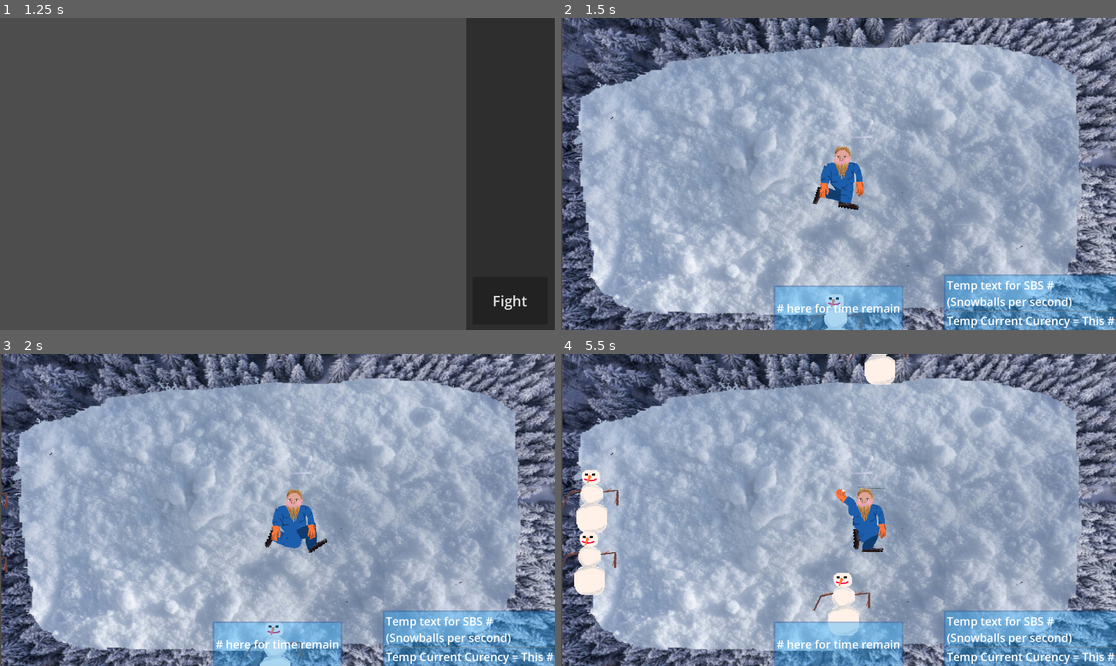
Above: before the commit, frames 1-4 (two rows, left to right).
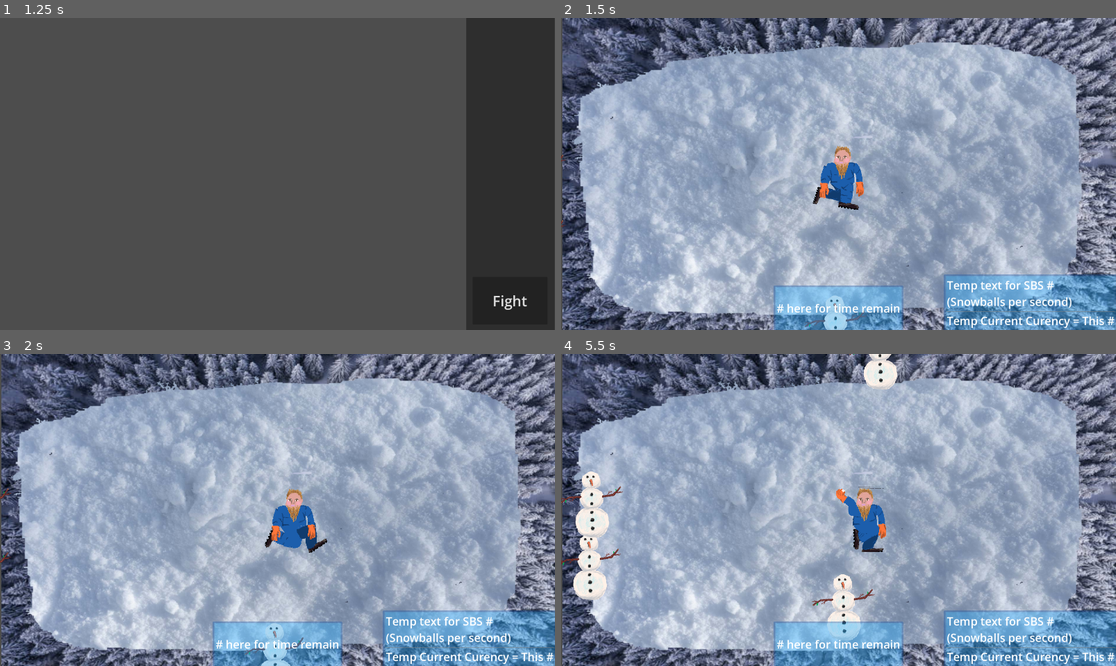
Above: after the commit, the same moments.

Repository: Parker-Vetter/snow-man-brawl
Game: Godot game, scene res://SceneManager/SceneManager.tscn
Two runs of this game, one before a commit and one after it. Both use one fixed random seed, a clock stepped at 60 frames per second and the inputs below.
Inputs (mouse positions are in pixels of both pictures, inside the frame that each line leads up to):
- Up to frame 1 (1.25 s): click "Start game" at 0.5 s
- Up to frame 2 (1.5 s): click "Fight" at 1.25 s
- Up to frame 3 (2 s): no input
- Up to frame 4 (5.5 s): move the mouse to (960, 494) at 2.02 s; click (960, 494) at 2.17 s; move the mouse to (727, 525) at 2.77 s; click (727, 525) at 2.92 s; move the mouse to (894, 441) at 3.52 s; click (894, 441) at 3.67 s; move the mouse to (810, 572) at 4.27 s; click (810, 572) at 4.42 s; move the mouse to (1005, 556) at 5.02 s; click (1005, 556) at 5.17 s

Frame 1 is identical in both runs. In frame 2, 0.2% of the frame differs, in the area x 0-56%, y 43-100%; in frame 3, 0.3%; in frame 4, 1.8%, in the area x 0-63%, y 0-92%.

Commit message:
updated snowman sprite

Diff:
--- a/MainGame/Assets/snowman_frames.tres
+++ b/MainGame/Assets/snowman_frames.tres
@@ -1,22 +1,38 @@
 [gd_resource type="SpriteFrames" format=3 uid="uid://mmsh7fp13qnt"]
 
-[ext_resource type="Texture2D" uid="uid://cfrf3ptex8cp6" path="res://MainGame/Assets/snowman.png" id="1_4fuvd"]
+[ext_resource type="Texture2D" uid="uid://dq287bceqo5mm" path="res://zacks sprites/snowman-Sheet.png" id="1_4fuvd"]
 
 [sub_resource type="AtlasTexture" id="AtlasTexture_6v08o"]
 atlas = ExtResource("1_4fuvd")
-region = Rect2(0, 0, 225, 225)
+region = Rect2(0, 0, 225, 250)
 
 [sub_resource type="AtlasTexture" id="AtlasTexture_8ixk4"]
 atlas = ExtResource("1_4fuvd")
-region = Rect2(225, 0, 225, 225)
+region = Rect2(225, 0, 225, 250)
 
 [sub_resource type="AtlasTexture" id="AtlasTexture_axal0"]
 atlas = ExtResource("1_4fuvd")
-region = Rect2(0, 225, 225, 225)
+region = Rect2(450, 0, 225, 250)
 
 [sub_resource type="AtlasTexture" id="AtlasTexture_dysf5"]
 atlas = ExtResource("1_4fuvd")
-region = Rect2(225, 225, 225, 225)
+region = Rect2(675, 0, 225, 250)
+
+[sub_resource type="AtlasTexture" id="AtlasTexture_o8ub6"]
+atlas = ExtResource("1_4fuvd")
+region = Rect2(900, 0, 225, 250)
+
+[sub_resource type="AtlasTexture" id="AtlasTexture_5ya3c"]
+atlas = ExtResource("1_4fuvd")
+region = Rect2(1125, 0, 225, 250)
+
+[sub_resource type="AtlasTexture" id="AtlasTexture_ypdou"]
+atlas = ExtResource("1_4fuvd")
+region = Rect2(1350, 0, 225, 250)
+
+[sub_resource type="AtlasTexture" id="AtlasTexture_xm5yx"]
+atlas = ExtResource("1_4fuvd")
+region = Rect2(1575, 0, 225, 250)
 
 [resource]
 animations = [{
@@ -32,6 +48,18 @@
 }, {
 "duration": 1.0,
 "texture": SubResource("AtlasTexture_dysf5")
+}, {
+"duration": 1.0,
+"texture": SubResource("AtlasTexture_o8ub6")
+}, {
+"duration": 1.0,
+"texture": SubResource("AtlasTexture_5ya3c")
+}, {
+"duration": 1.0,
+"texture": SubResource("AtlasTexture_ypdou")
+}, {
+"duration": 1.0,
+"texture": SubResource("AtlasTexture_xm5yx")
 }],
 "loop": true,
 "name": &"default",
Binary file added: zacks sprites/snowman-Sheet.png
Not shown, added: zacks sprites/snowman-Sheet.png.import
